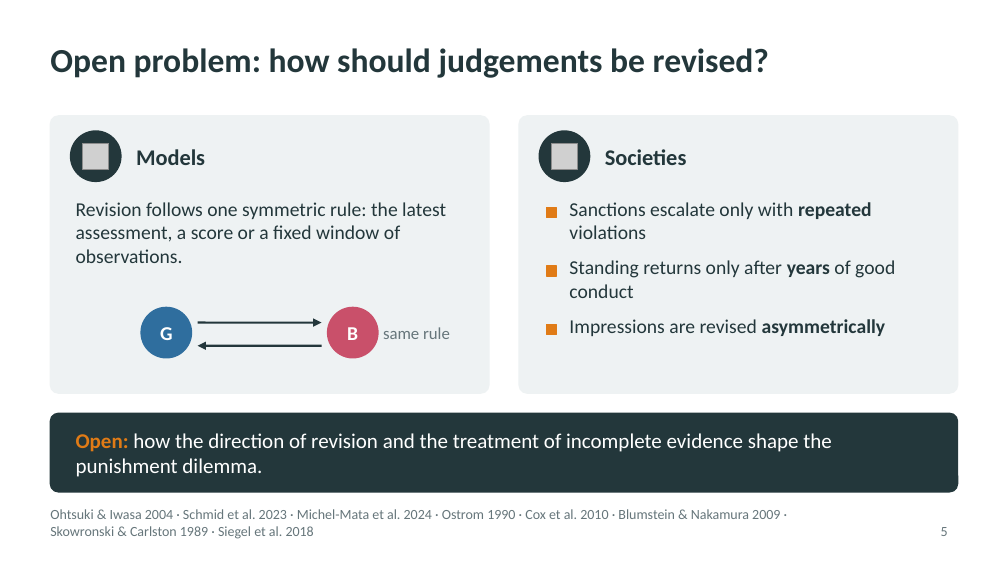
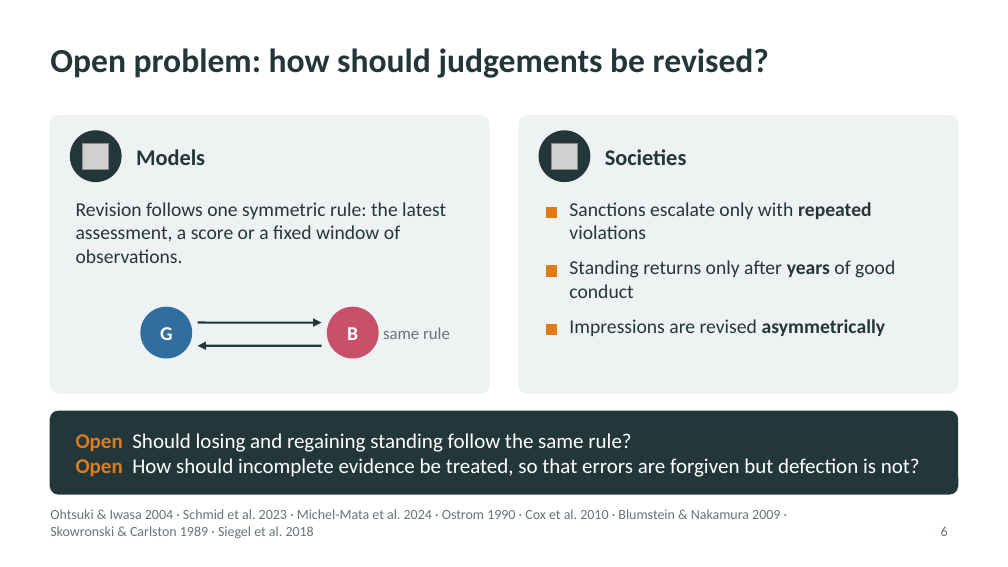
Before and after one commit to JoeWynn7/IR_paper, a slide deck: slide 6 of Slides/IR_motivation_section.pptx (slide 5 before the commit). Drawn at 1008x567 pixels with LibreOffice and Linux fonts; fonts in the diff are those of the drawing; grey boxes stand for pictures. Boxes give left, top, right and bottom in pixels: in the first picture for what was removed or moved away, otherwise in the second. Text is boxed around its words. In the diff, an @@ line names an element or a change of style, - is before the commit and + after.

```diff
--- a/Slides/IR_motivation_section.pptx
+++ b/Slides/IR_motivation_section.pptx
@@ rounded rectangle at [50,411,958,494]: proportions changed @@
@@ text at [76,433,920,477]: text changed @@
-Open: how the direction of revision and the treatment of incomplete evidence shape the punishment dilemma.
+Open Should losing and regaining standing follow the same rule?
+Open How should incomplete evidence be treated, so that errors are forgiven but defection is not?
```
Also in this commit, not shown: 1 other slide changed, 2 slides added, 1 slide removed, 10 other files.
